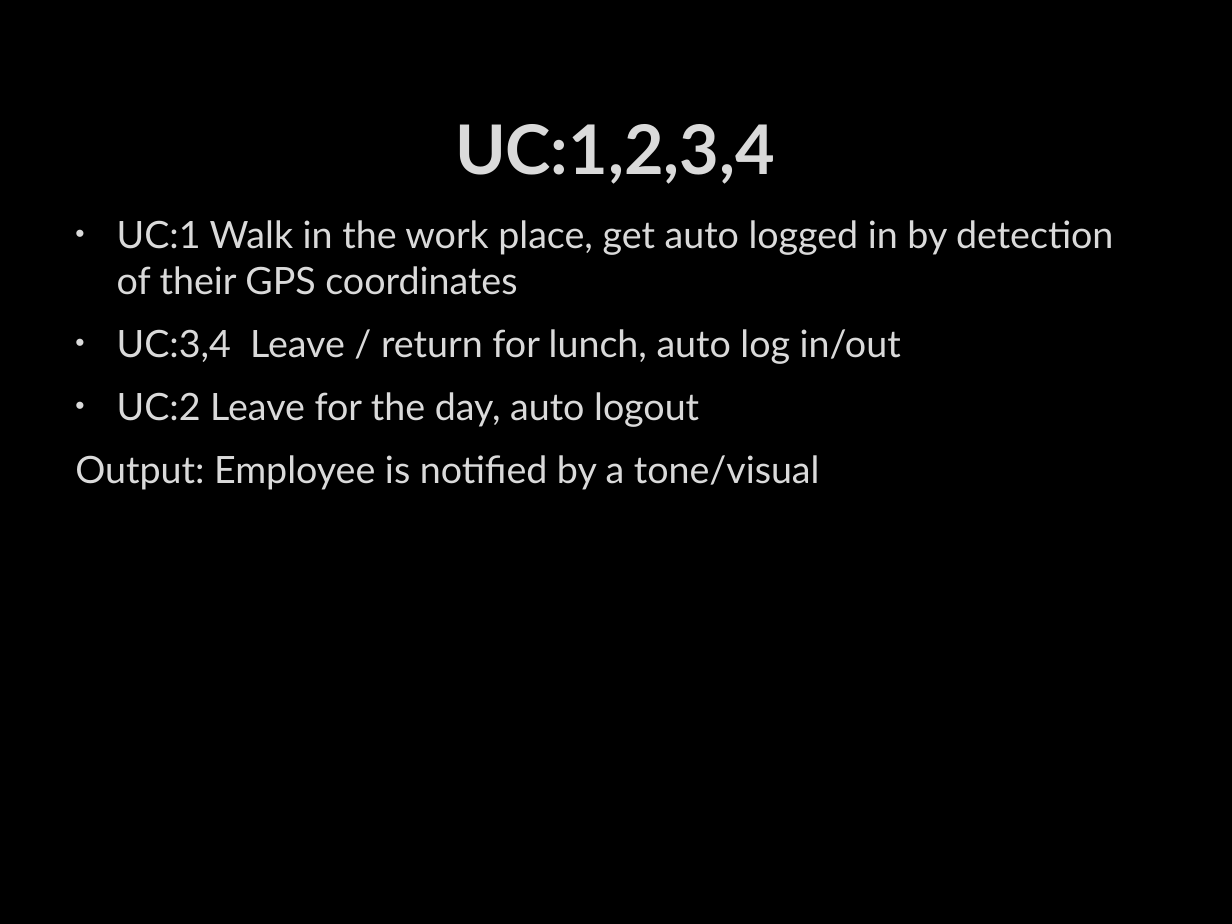
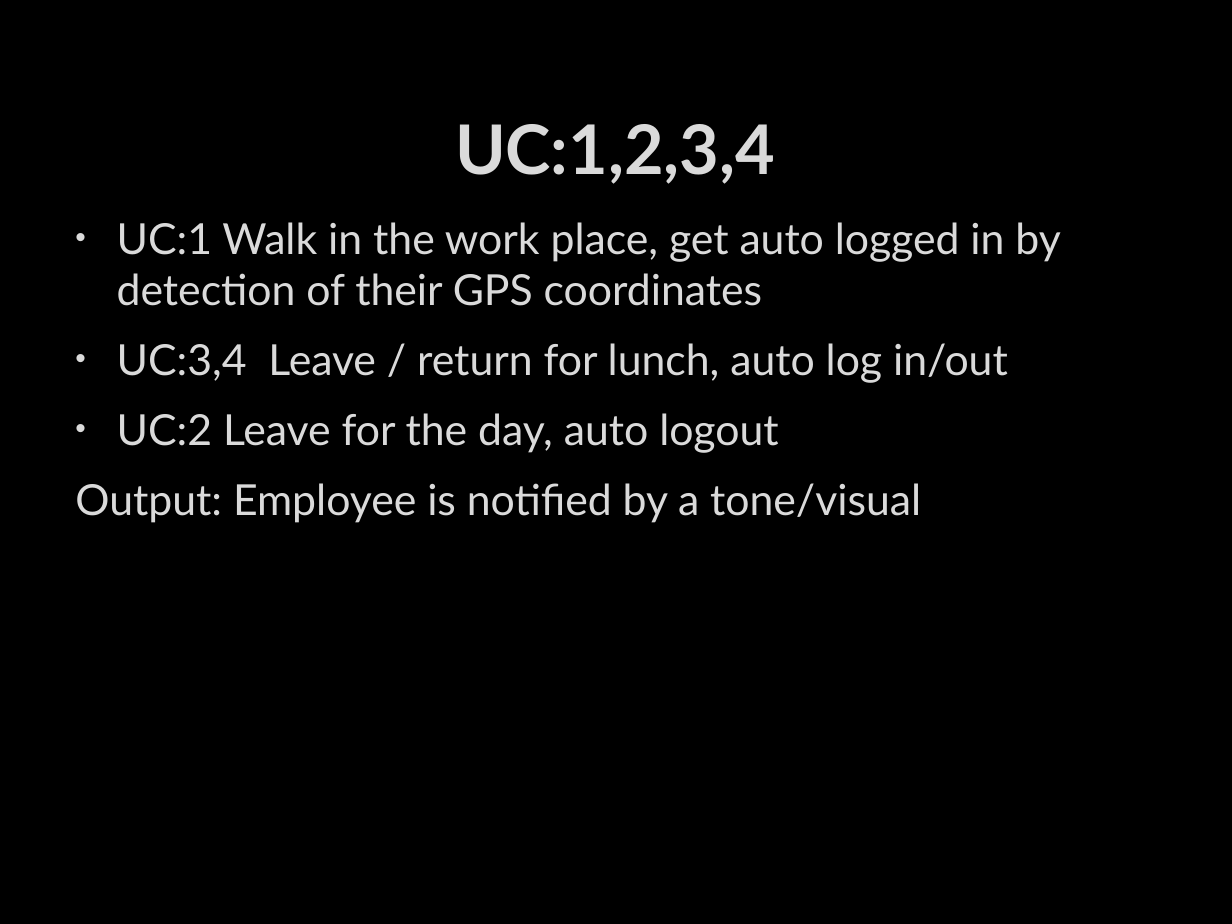
Before and after one commit to ddave2122/Group6, a slide deck: slide 8 of MobAppFinalPresent.pptx. Drawn at 1232x924 pixels with LibreOffice and Linux fonts; fonts in the diff are those of the drawing; background and template pictures are left out. Boxes give left, top, right and bottom in pixels: in the first picture for what was removed or moved away, otherwise in the second. Text is boxed around its words. In the diff, an @@ line names an element or a change of style, - is before the commit and + after.

```diff
--- a/MobAppFinalPresent.pptx
+++ b/MobAppFinalPresent.pptx
@@ text "UC:1 Walk in the work ..." at (75,222,1060,523): size 22 to 25 pt @@
```
Also in this commit, not shown: 6 other slides changed.
